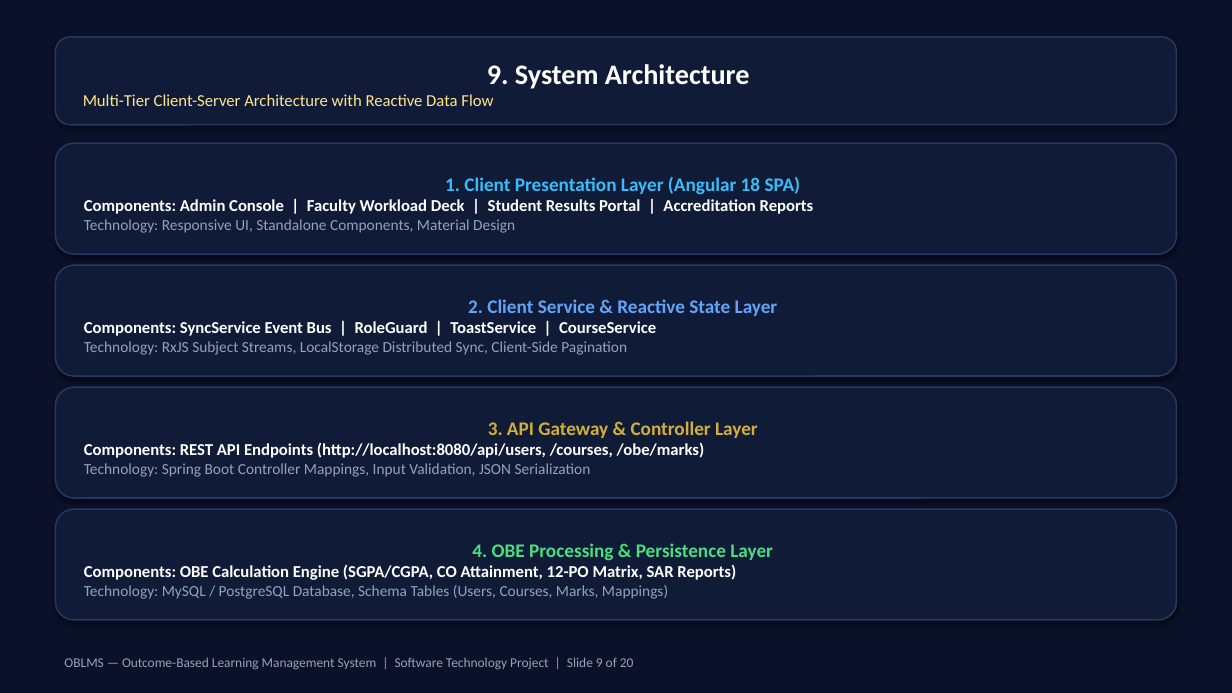
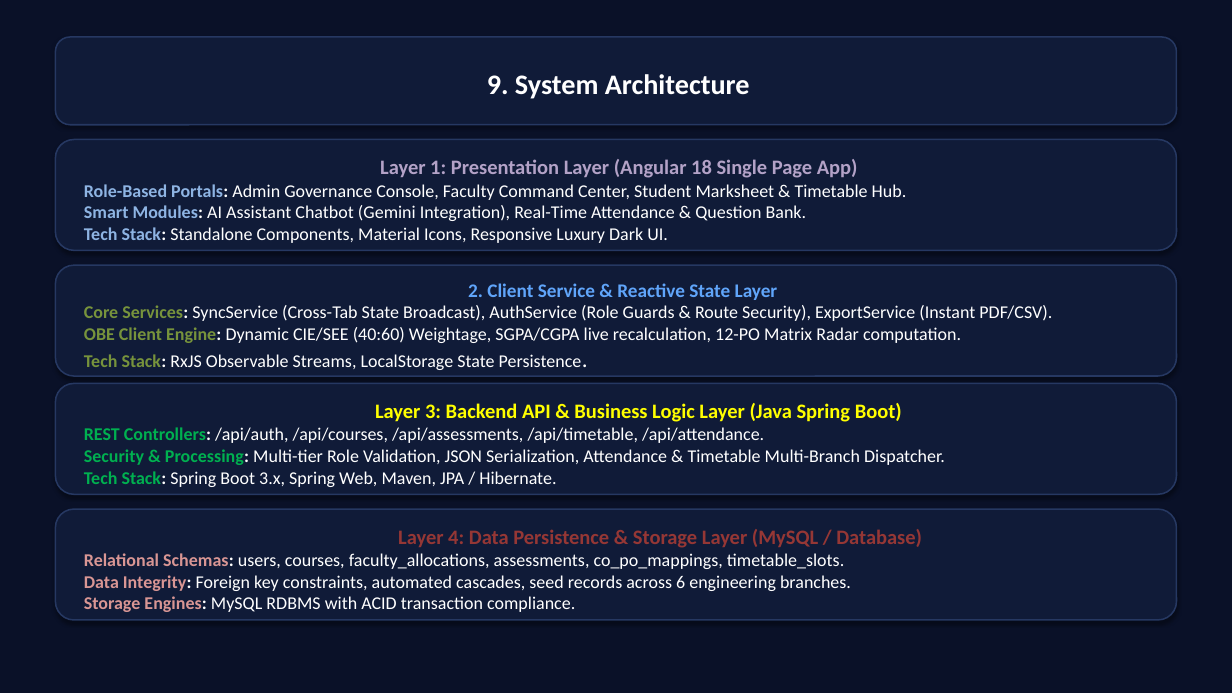
Before and after one commit to krishnavamsi1201/OBLMSc, a slide deck: slide 9 of Project_Final_Presentation_V2.pptx. Drawn at 1232x693 pixels with LibreOffice and Linux fonts; fonts in the diff are those of the drawing. Boxes give left, top, right and bottom in pixels: in the first picture for what was removed or moved away, otherwise in the second. Text is boxed around its words. In the diff, an @@ line names an element or a change of style, - is before the commit and + after.

```diff
--- a/Project_Final_Presentation_V2.pptx
+++ b/Project_Final_Presentation_V2.pptx
@@ text in rounded rectangle at <box>83,94,493,106</box>: paragraph removed @@
-Multi-Tier Client-Server Architecture with Reactive Data Flow
@@ rounded rectangle "Layer 1: Presentation Layer (Angular ...": place and size @@
-rounded rectangle "Layer 1: Presentation Layer (Angular ..." at <box>55,143,1177,254</box>
+rounded rectangle "Layer 1: Presentation Layer (Angular ..." at <box>55,140,1177,250</box>
@@ text in rounded rectangle at <box>84,159,907,243</box>: text changed; size 13 to 14 pt; bold off @@
-1. Client Presentation Layer (Angular 18 SPA)
-Components: Admin Console | Faculty Workload Deck | Student Results Portal | Accreditation Reports
-Technology: Responsive UI, Standalone Components, Material Design
+Layer 1: Presentation Layer (Angular 18 Single Page App)
+Role-Based Portals: Admin Governance Console, Faculty Command Center, Student Marksheet & Timetable Hub.
+Smart Modules: AI Assistant Chatbot (Gemini Integration), Real-Time Attendance & Question Bank.
+Tech Stack: Standalone Components, Material Icons, Responsive Luxury Dark UI.
@@ text in rounded rectangle at <box>84,305,1052,370</box>: text changed; size 12 to 14 pt; text colour #94A3B8 to #FFFFFF @@
-Components: SyncService Event Bus | RoleGuard | ToastService | CourseService
-Technology: RxJS Subject Streams, LocalStorage Distributed Sync, Client-Side Pagination
+Core Services: SyncService (Cross-Tab State Broadcast), AuthService (Role Guards & Route Security), ExportService (Instant PDF/CSV).
+OBE Client Engine: Dynamic CIE/SEE (40:60) Weightage, SGPA/CGPA live recalculation, 12-PO Matrix Radar computation.
+Tech Stack: RxJS Observable Streams, LocalStorage State Persistence.
@@ rounded rectangle "Layer 3: Backend API & ...": place and size @@
-rounded rectangle "Layer 3: Backend API & ..." at <box>55,387,1177,498</box>
+rounded rectangle "Layer 3: Backend API & ..." at <box>55,384,1177,494</box>
@@ text in rounded rectangle at <box>84,403,945,487</box>: text changed; size 13 to 14 pt; bold off @@
-3. API Gateway & Controller Layer
-Components: REST API Endpoints (http://localhost:8080/api/users, /courses, /obe/marks)
-Technology: Spring Boot Controller Mappings, Input Validation, JSON Serialization
+Layer 3: Backend API & Business Logic Layer (Java Spring Boot)
+REST Controllers: /api/auth, /api/courses, /api/assessments, /api/timetable, /api/attendance.
+Security & Processing: Multi-tier Role Validation, JSON Serialization, Attendance & Timetable Multi-Branch Dispatcher.
+Tech Stack: Spring Boot 3.x, Spring Web, Maven, JPA / Hibernate.
@@ text in rounded rectangle at <box>84,529,922,612</box>: text changed; size 13 to 14 pt; bold off @@
-4. OBE Processing & Persistence Layer
-Components: OBE Calculation Engine (SGPA/CGPA, CO Attainment, 12-PO Matrix, SAR Reports)
-Technology: MySQL / PostgreSQL Database, Schema Tables (Users, Courses, Marks, Mappings)
+Layer 4: Data Persistence & Storage Layer (MySQL / Database)
+Relational Schemas: users, courses, faculty_allocations, assessments, co_po_mappings, timetable_slots.
+Data Integrity: Foreign key constraints, automated cascades, seed records across 6 engineering branches.
+Storage Engines: MySQL RDBMS with ACID transaction compliance.
@@ text removed at <box>64,657,634,669</box> @@
-OBLMS — Outcome-Based Learning Management System | Software Technology Project | Slide 9 of 20
```
Also in this commit, not shown: 15 other slides changed, 3 slides added, 2 slides removed, 4 other files.
